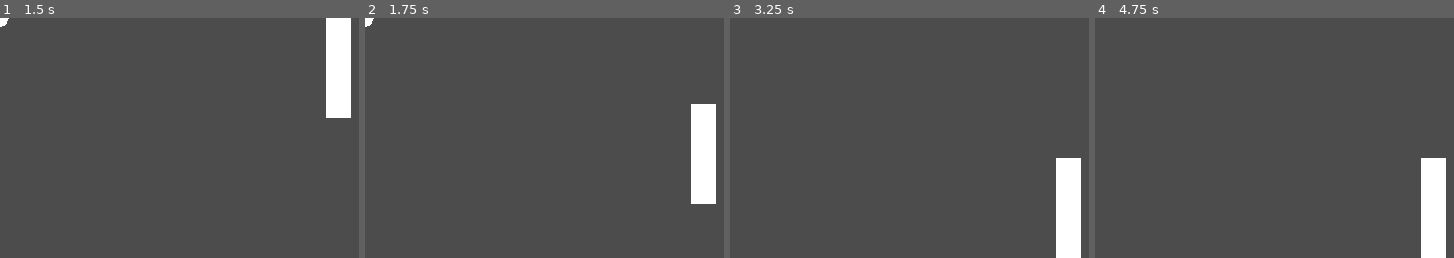
Above: before the commit, frames 1-4 (left to right).
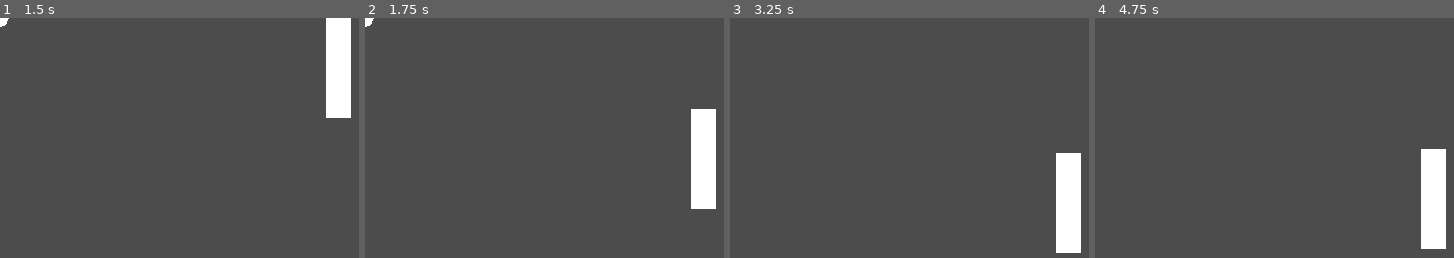
Above: after the commit, the same moments.

Repository: Luckybatwing/this-isnt-ping-pong
Game: Godot game, scene res://scenes/MainMenu.tscn
The game is run twice, just before and just after one commit, with the same random seed, the same clock (stepped at 60 frames per second) and the same inputs.
Inputs:
- Up to frame 1 (1.5 s): click "Start" at 0.5 s; hold W (move_up_p1) from 1.28 s (still down); hold Down (move_down_p2) from 1.28 s (still down)
- Up to frame 2 (1.75 s): keep holding W (move_up_p1); keep holding Down (move_down_p2); tap Up (move_up_p2) at 1.55 s
- Up to frame 3 (3.25 s): release W (move_up_p1) at 2.03 s; release Down (move_down_p2) at 2.03 s; hold S (move_down_p1) 2.03-2.78 s; tap Up (move_up_p2) at 2.1, 3.05 s; tap Down (move_down_p2) at 2.3 s; hold W (move_up_p1) from 2.78 s (still down); hold Down (move_down_p2) from 2.78 s (still down)
- Up to frame 4 (4.75 s): release Down (move_down_p2) at 3.53 s; tap Up (move_up_p2) at 3.6, 4.55 s; tap Down (move_down_p2) at 3.8 s; release W (move_up_p1) at 4.28 s; hold S (move_down_p1) from 4.28 s (still down); hold Down (move_down_p2) from 4.28 s (still down)
The pictures show only the part of the screen within x 50-100%, y 50-100%; the shares and areas given below are measured in that part.

Frame 1 is identical in both runs. In frame 2, 0.3% of the frame differs, in the area x 90-98%, y 35-80%; in frame 3, 0.3%; in frame 4, 0.5%, in the area x 90-98%, y 54-100%.

Commit message:
Change player vectors to floats

Diff:
--- a/scripts/player/Player.gd
+++ b/scripts/player/Player.gd
@@ -4,7 +4,7 @@
 export var starting_max_velocity := 400.0  # pixels/sec
 export var max_velocity_increase := 5.0  # pixels/sec
 onready var max_velocity := starting_max_velocity
-var velocity := Vector2.ZERO
+var velocity := 0.0
 var start_pos := position  # Starting position
 
 
@@ -16,16 +16,16 @@
 func _physics_process(delta: float) -> void:
 	max_velocity += max_velocity_increase * delta
 
-	var direction: Vector2 = read_input()
+	var direction: float = read_input()
 	if direction:
-		velocity += direction * (acceleration * delta)
-		velocity = velocity.clamped(max_velocity * delta)
+		velocity += direction * acceleration
+		velocity = clamp(velocity, -max_velocity, max_velocity)
 	else:
-		velocity = velocity.linear_interpolate(Vector2.ZERO, 0.15)
+		velocity = lerp(velocity, 0.0, 0.15)
 
-	var collision := move_and_collide(velocity)
+	var collision := move_and_collide(Vector2(0.0, velocity * delta))
 	if collision and collision.collider is StaticBody2D:
-		velocity = velocity.rotated(PI) * 0.5
+		velocity = -velocity * 0.5
 
 
 # Reflect ball on collision
@@ -36,5 +36,5 @@
 # Reset to starting position
 func reset() -> void:
 	position = start_pos
-	velocity = Vector2.ZERO
+	velocity = 0.0
 	max_velocity = starting_max_velocity
--- a/scripts/player/PlayerOne.gd
+++ b/scripts/player/PlayerOne.gd
@@ -1,11 +1,9 @@
 extends "res://scripts/player/Player.gd"
 
 
-func read_input() -> Vector2:
-	var velocity := Vector2.ZERO
+func read_input() -> float:
 	if Input.is_action_pressed("move_up_p1"):
-		velocity.y -= 1
+		return -1.0
 	if Input.is_action_pressed("move_down_p1"):
-		velocity.y += 1
-
-	return velocity
+		return 1.0
+	return 0.0
--- a/scripts/player/PlayerTwo.gd
+++ b/scripts/player/PlayerTwo.gd
@@ -1,11 +1,9 @@
 extends "res://scripts/player/Player.gd"
 
 
-func read_input() -> Vector2:
-	var velocity := Vector2.ZERO
+func read_input() -> float:
 	if Input.is_action_pressed("move_up_p2"):
-		velocity.y -= 1
+		return -1.0
 	if Input.is_action_pressed("move_down_p2"):
-		velocity.y += 1
-
-	return velocity
+		return 1.0
+	return 0.0
